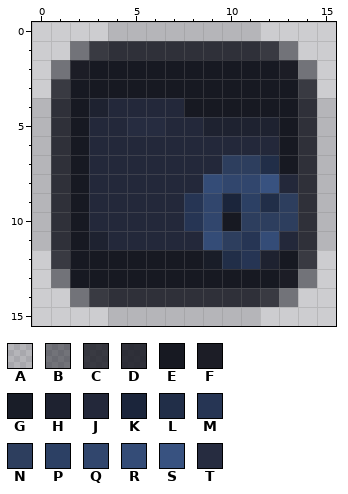
A pixel-art sprite gets an edit: icons/icon-16.png. The picture above is the old version.
The file is 16x16 pixels. Pixels under 10% opacity are left out. Colours within 5 levels of each other are drawn and written as one.
Palette (. is transparent): A #17171f21  B #1618227f  C #171922d0  D #171922de  E #171922  F #181922f9  G #191d28  H #1e2230  J #23283a  K #1b253b  L #212e48  M #263554  N #2d3e5e  P #2c4064  Q #31466d  R #344c77  S #385280  T #262c40
And afterwards:
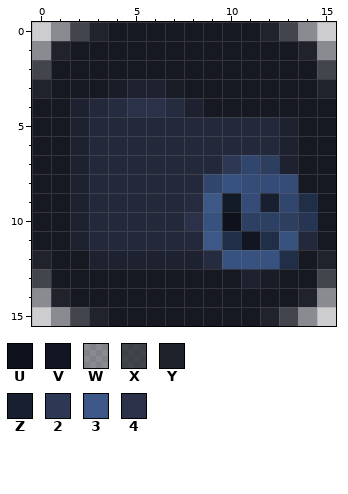
Colours new in this view: U #0f121c  V #111622  W #1619215d  X #161922c1  Y #171922f1  Z #171f30  2 #2c3854  3 #3d5787  4 #2a3149
Diff:
colour K: #1b253b -> #131a28
y 0: x 1..14 ...AAAAAAAA... -> WXYEEEEEEEEYXW
y 1: x 0..15 ..BCDDDDDDDDCB.. -> WYEEEEEEEEEEEEYW
y 2: x 0..2 .BF -> XEE; x 13..15 FB. -> EEX
y 3: x 0..1 .C -> YE; x 4..7 EEEE -> GHHG; x 14..15 C. -> EY
y 4: x 0..8 ADEHJJJJE -> EEHJT44TH; x 14..15 DA -> EE
y 5: x 0..2 ADE -> EEH; x 5..6 TT -> JJ; x 9..15 HHHHEDA -> JJJJHEE
y 6: x 0..2 ADE -> EEH; x 13..15 EDA -> HEE
y 7: x 0..2 ADE -> EEH; x 10..15 NNLEDA -> 2QNHEE
y 8: x 0..2 ADE -> EEH; x 9..15 RQQSJDA -> QSRRREE
y 9: x 0..2 ADE -> EEH; x 8..9 MQ -> T3; x 11..15 PLNDA -> RZQLE
y 10: x 0..2 ADE -> EEH; x 8..12 MQENN -> 4SUPP; x 14..15 DA -> ME
y 11: x 0..3 ADEH -> EEHJ; x 9..15 RNMRJDA -> 3LVLSJE
y 12: x 0..1 .C -> YE; x 3..15 EEEEEEGLMHEC. -> HHHHHHTSSSLEY
y 13: x 0..1 .B -> XE; x 11..15 EEFB. -> HGEEX
y 14: x 0..15 ..BCDDDDDDDDCB.. -> WYEEEEEEEEEEEEYW
y 15: x 1..14 ...AAAAAAAA... -> WXYEEEEEEEEYXW
